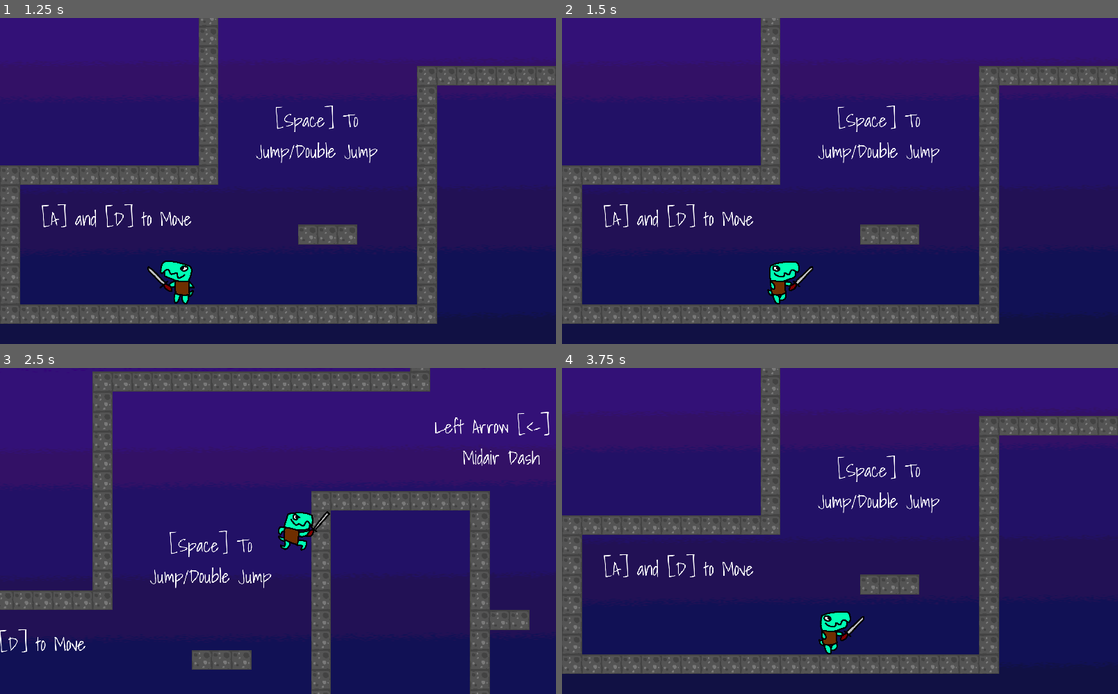
Above: before the commit, frames 1-4 (two rows, left to right).
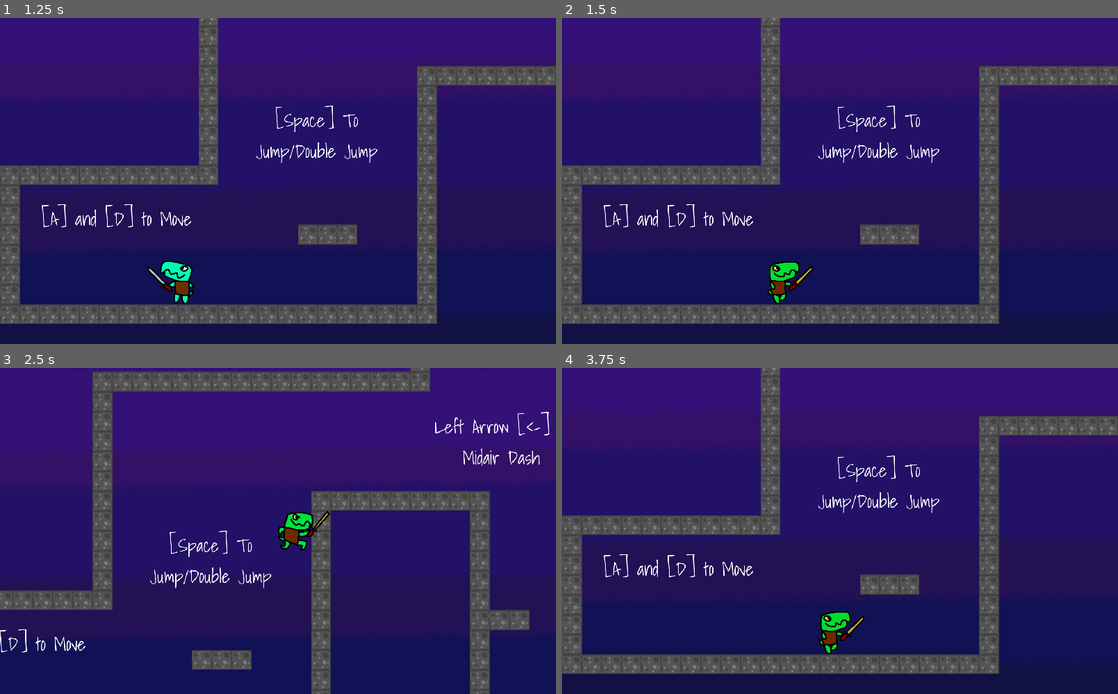
Above: after the commit, the same moments.

Repository: kralinc/ldjam52-harvest
Game: Godot game, scene res://MainMenu.tscn
Same seed, same stepped clock (60 frames per second), same inputs: the game is played once before the commit and once after it.
Inputs:
- Up to frame 1 (1.25 s): click "Tutorial" at 0.5 s
- Up to frame 2 (1.5 s): hold D (right) from 1.28 s (still down); tap Left (dash) at 1.35 s
- Up to frame 3 (2.5 s): keep holding D (right); tap Space (jump) at 1.52, 1.55, 1.82, 2.1, 2.27 s; tap Left (dash) at 2.3 s
- Up to frame 4 (3.75 s): tap Space (jump) at 2.57, 3.05 s; release D (right) at 2.78 s; hold A (left) 2.78-3.53 s; tap Right (attack) at 2.85 s; hold D (right) from 3.53 s (still down); tap Left (dash) at 3.6 s

Frame 1 is identical in both runs. In frame 2, 0.3% of the frame differs, in the area x 37-45%, y 75-88%; in frame 3, 0.2%; in frame 4, 0.3%, in the area x 46-55%, y 75-88%.

Commit message:
ready for upload

Diff:
--- a/Assets/Images/Tutorial.tscn
+++ b/Assets/Images/Tutorial.tscn
@@ -8,6 +8,13 @@
 [ext_resource path="res://Assets/Sounds/Abstraction - Three Red Hearts - Three Red Hearts.mp3" type="AudioStream" id=6]
 [ext_resource path="res://Assets/Images/bg.png" type="Texture" id=7]
 [ext_resource path="res://Assets/Images/Tutorial.gd" type="Script" id=8]
+
+[sub_resource type="DynamicFontData" id=7]
+font_path = "res://Assets/ShadowsIntoLight-Regular.ttf"
+
+[sub_resource type="DynamicFont" id=8]
+size = 50
+font_data = SubResource( 7 )
 
 [sub_resource type="RectangleShape2D" id=1]
 extents = Vector2( 240.25, 332.5 )
@@ -51,6 +58,16 @@
 align = 1
 autowrap = true
 
+[node name="Label11" type="Label" parent="Labels"]
+margin_left = 2370.0
+margin_top = -270.0
+margin_right = 2919.0
+margin_bottom = -73.0
+custom_fonts/font = ExtResource( 4 )
+text = "Double Jump and Dash to get across"
+align = 1
+autowrap = true
+
 [node name="Label4" type="Label" parent="Labels"]
 margin_left = 3084.0
 margin_top = -1040.0
@@ -63,11 +80,21 @@
 
 [node name="Label5" type="Label" parent="Labels"]
 margin_left = 3686.0
-margin_top = -1178.0
+margin_top = -1193.0
 margin_right = 4348.0
-margin_bottom = -981.0
+margin_bottom = -996.0
 custom_fonts/font = ExtResource( 4 )
 text = "Harvest Crops for Upgrades"
+align = 1
+autowrap = true
+
+[node name="Label10" type="Label" parent="Labels"]
+margin_left = 4106.0
+margin_top = -1027.0
+margin_right = 4495.0
+margin_bottom = -830.0
+custom_fonts/font = SubResource( 8 )
+text = "Walking on farmland plants new crops"
 align = 1
 autowrap = true
 
@@ -87,7 +114,7 @@
 margin_right = 6761.0
 margin_bottom = -935.0
 custom_fonts/font = ExtResource( 4 )
-text = "Seeds can replant lost Farmland"
+text = "Seeds can recover lost Farmland"
 align = 1
 autowrap = true
 
@@ -122,7 +149,7 @@
 
 [node name="AudioStreamPlayer" type="AudioStreamPlayer" parent="."]
 stream = ExtResource( 6 )
-volume_db = -5.0
+volume_db = -10.0
 autoplay = true
 
 [node name="Friend" parent="." instance=ExtResource( 1 )]
--- a/CropTileMap.gd
+++ b/CropTileMap.gd
@@ -39,7 +39,7 @@
 	set_cell(crop.x, crop.y, tile)
 
 func destroy_crop(location):
-	set_cell(location.x, location.y, -1)
+	set_cellv(location, -1)
 	crop_lifetimes.erase(location)
 	emit_signal("crop_destroyed", location)
 
--- a/Friend.gd
+++ b/Friend.gd
@@ -32,7 +32,7 @@
 onready var WEAPON = $Weapon
 onready var WEAPON_COL = $Weapon/CollisionShape2D
 onready var LABEL = $Label
-onready var LABEL_ANIM = $Label/AnimationPlayer
+onready var LABEL_ANIM = $AnimationPlayer
 onready var HITBOX = $Hitbox
 onready var SEED = $Seed
 onready var FIND_FLOOR = $FindFloor
@@ -78,6 +78,8 @@
 		dashed = true
 		SPRITE.animation = "Dash"
 		$DashSound.play(0)
+		$SpriteAnimation.stop(true)
+		$SpriteAnimation.play("DashAnim")
 
 	if (SEED.visible == false):
 		for area in HITBOX.get_overlapping_areas():
@@ -158,29 +160,31 @@
 func _on_CropTileMap_upgrade():
 	harvested += 1
 	crop_just_harvested = true
-	var upgrade_type = randi() % 4
-	var upgrade_amount = randi() % 10 + 1
-	LABEL.text = "UPGRADE!\n+" + str(upgrade_amount) + "% "
-	if (upgrade_type == 0):
-		if (speed < MAX_SPEED):
-			LABEL.text += "Speed"
-			speed += (speed * upgrade_amount / 100)
+	var upgraded = false
+
+	while not upgraded:
+		var upgrade_type = randi() % 4
+		var upgrade_amount = randi() % 10 + 1
+		LABEL.text = "UPGRADE!\n+" + str(upgrade_amount) + "% "
+		if (upgrade_type == 0):
+			if (speed < MAX_SPEED):
+				LABEL.text += "Speed"
+				speed += (speed * upgrade_amount / 100)
+				upgraded = true
+		elif (upgrade_type == 1):
+			if (jump_height < MAX_JUMP_HEIGHT):
+				LABEL.text += "Jump"
+				jump_height += (jump_height * upgrade_amount / 100)
+				gravity += (gravity * upgrade_amount / 200)
+				upgraded = true
+		elif (upgrade_type == 2):
+			LABEL.text += "Knockback"
+			knockback += (knockback * upgrade_amount / 100)
+			upgraded = true
 		else:
-			_on_CropTileMap_upgrade()
-	elif (upgrade_type == 1):
-		if (jump_height < MAX_JUMP_HEIGHT):
-			LABEL.text += "Jump"
-			jump_height += (jump_height * upgrade_amount / 100)
-			gravity += (gravity * upgrade_amount / 200)
-		else:
-			_on_CropTileMap_upgrade()
-	elif (upgrade_type == 2):
-		LABEL.text += "Knockback"
-		knockback += (knockback * upgrade_amount / 100)
-	else:
-		LABEL.text += "Damage"
-		damage += damage * upgrade_amount / 100
-
+			LABEL.text += "Damage"
+			damage += damage * upgrade_amount / 100
+			upgraded = true
 func set_label_animation():
 	if (LABEL_ANIM.is_playing()):
 		LABEL_ANIM.stop(true)
--- a/Friend.tscn
+++ b/Friend.tscn
@@ -29,6 +29,16 @@
 "name": "default",
 "speed": 5.0
 }, {
+"frames": [ ExtResource( 12 ), ExtResource( 15 ), ExtResource( 13 ) ],
+"loop": true,
+"name": "Run",
+"speed": 8.0
+}, {
+"frames": [ ExtResource( 11 ), ExtResource( 14 ) ],
+"loop": true,
+"name": "Dash",
+"speed": 5.0
+}, {
 "frames": [ ExtResource( 4 ), ExtResource( 5 ), ExtResource( 5 ), ExtResource( 5 ) ],
 "loop": true,
 "name": "Attack",
@@ -37,16 +47,6 @@
 "frames": [ ExtResource( 9 ), ExtResource( 10 ) ],
 "loop": true,
 "name": "Jump",
-"speed": 5.0
-}, {
-"frames": [ ExtResource( 12 ), ExtResource( 15 ), ExtResource( 13 ) ],
-"loop": true,
-"name": "Run",
-"speed": 8.0
-}, {
-"frames": [ ExtResource( 11 ), ExtResource( 14 ) ],
-"loop": true,
-"name": "Dash",
 "speed": 5.0
 } ]
 
@@ -89,6 +89,22 @@
 radius = 56.0
 height = 120.0
 
+[sub_resource type="Animation" id=12]
+resource_name = "DashAnim"
+length = 0.5
+tracks/0/type = "value"
+tracks/0/path = NodePath("AnimatedSprite:self_modulate")
+tracks/0/interp = 1
+tracks/0/loop_wrap = true
+tracks/0/imported = false
+tracks/0/enabled = true
+tracks/0/keys = {
+"times": PoolRealArray( 0, 0.5 ),
+"transitions": PoolRealArray( 1, 1 ),
+"update": 0,
+"values": [ Color( 1, 0.819608, 0, 1 ), Color( 1, 1, 1, 1 ) ]
+}
+
 [node name="Friend" type="KinematicBody2D"]
 scale = Vector2( 0.6, 0.6 )
 collision_mask = 9
@@ -118,6 +134,11 @@
 position = Vector2( -45.7143, 7.14286 )
 shape = SubResource( 6 )
 
+[node name="AnimationPlayer" type="AnimationPlayer" parent="."]
+root_node = NodePath("../Label")
+anims/FadeInOut = SubResource( 9 )
+anims/FadeOut = SubResource( 10 )
+
 [node name="Label" type="Label" parent="."]
 margin_left = -249.333
 margin_top = -453.333
@@ -128,10 +149,6 @@
 +25% Speed"
 align = 1
 percent_visible = 0.0
-
-[node name="AnimationPlayer" type="AnimationPlayer" parent="Label"]
-anims/FadeInOut = SubResource( 9 )
-anims/FadeOut = SubResource( 10 )
 
 [node name="Seed" type="Sprite" parent="."]
 visible = false
@@ -153,14 +170,21 @@
 
 [node name="PlantSound" type="AudioStreamPlayer" parent="."]
 stream = ExtResource( 8 )
+volume_db = -5.0
 
 [node name="JumpSound" type="AudioStreamPlayer" parent="."]
 stream = ExtResource( 16 )
+volume_db = -5.0
 
 [node name="DashSound" type="AudioStreamPlayer" parent="."]
 stream = ExtResource( 17 )
+volume_db = -5.0
 
 [node name="AttackSound" type="AudioStreamPlayer" parent="."]
 stream = ExtResource( 18 )
+volume_db = -5.0
+
+[node name="SpriteAnimation" type="AnimationPlayer" parent="."]
+anims/DashAnim = SubResource( 12 )
 
 [connection signal="animation_finished" from="AnimatedSprite" to="." method="_on_AnimatedSprite_animation_finished"]
--- a/GM.gd
+++ b/GM.gd
@@ -14,7 +14,7 @@
 var lost = false
 
 var DESTROY_FARM_TIME = 15
-var HARVEST_GOAL = 100
+var HARVEST_GOAL = 80
 
 # Called when the node enters the scene tree for the first time.
 func _ready():
@@ -70,7 +70,7 @@
 		$Canvas/HUDAnimator.play("LoseFade")
 
 func update_hud():
-	$Canvas/HUD/HarvestedText.text = str($Friend.harvested) + "/100"
+	$Canvas/HUD/HarvestedText.text = str($Friend.harvested) + "/" + str(HARVEST_GOAL)
 
 
 func _on_CropTileMap_crop_destroyed(location):
--- a/MainMenu.tscn
+++ b/MainMenu.tscn
@@ -84,7 +84,7 @@
 
 [node name="AudioStreamPlayer" type="AudioStreamPlayer" parent="."]
 stream = ExtResource( 7 )
-volume_db = -5.0
+volume_db = -10.0
 autoplay = true
 
 [connection signal="pressed" from="Button" to="." method="_on_Button_pressed"]
--- a/Root.tscn
+++ b/Root.tscn
@@ -206,7 +206,7 @@
 
 [node name="AudioStreamPlayer" type="AudioStreamPlayer" parent="."]
 stream = ExtResource( 19 )
-volume_db = -5.0
+volume_db = -10.0
 autoplay = true
 
 [connection signal="is_farmland" from="Floor" to="Friend" method="_on_Floor_is_farmland"]
--- a/project.godot
+++ b/project.godot
@@ -26,7 +26,7 @@
 
 [application]
 
-config/name="Harvest Game"
+config/name="Soulful Harvest"
 run/main_scene="res://MainMenu.tscn"
 config/icon="res://icon.png"
 
Not shown: 1 places in Assets/Images/Tutorial.tscn that only renumber resources
Binary file added: Assets/Images/particle.png
Not shown, added: Assets/Images/particle.png.import
Not shown: 1 places in Friend.tscn that only renumber resources
Not shown, changed: export_presets.cfg
